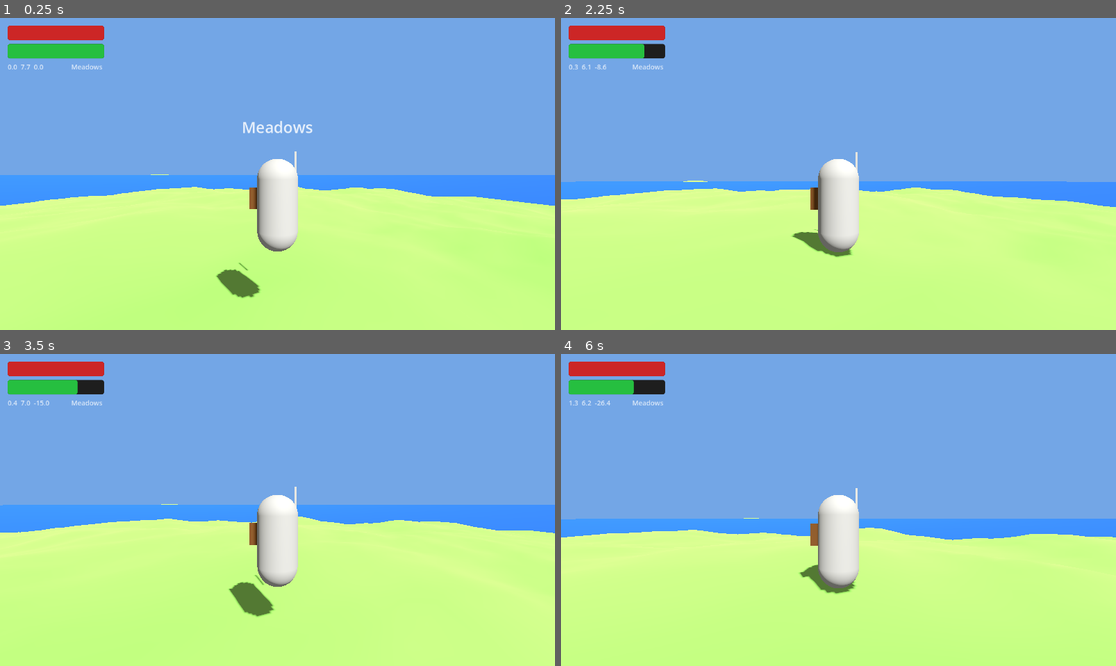
Above: before the commit, frames 1-4 (two rows, left to right).
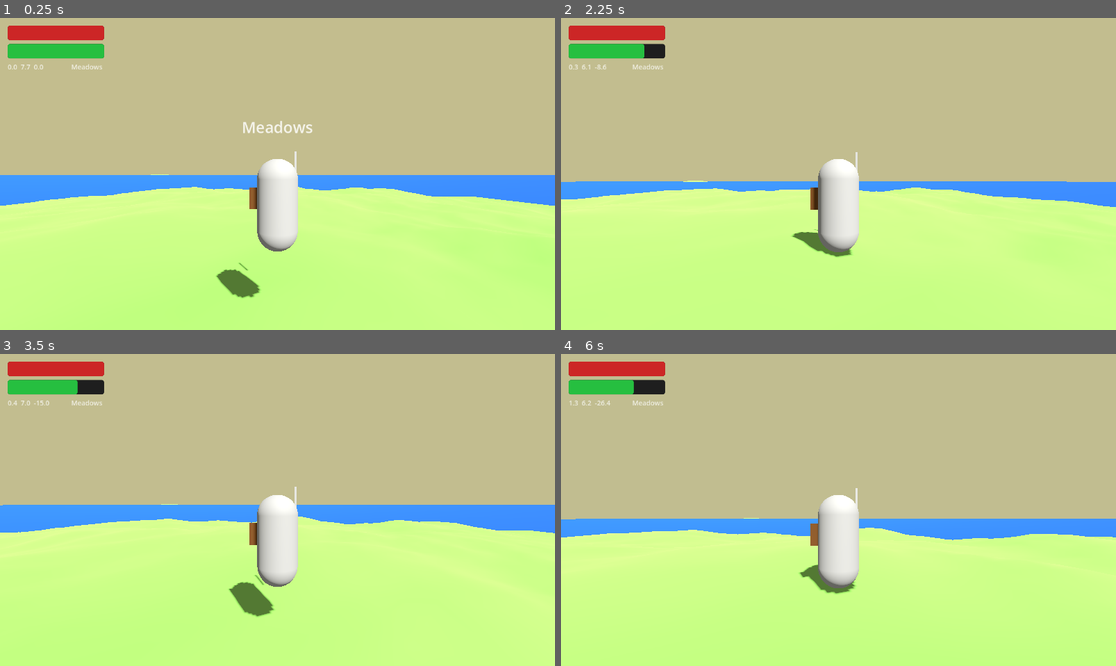
Above: after the commit, the same moments.

Repository: cpeter41/mingusbreath
Game: Godot game, scene res://scenes/world/World.tscn
Two runs of this game, one before a commit and one after it. Both use one fixed random seed, a clock stepped at 60 frames per second and the inputs below.
Inputs (mouse positions are in pixels of both pictures, inside the frame that each line leads up to):
- Up to frame 1 (0.25 s): no input
- Up to frame 2 (2.25 s): move the mouse to (866, 174) at 0.52 s; hold W (move_forward) from 0.53 s (still down); click (866, 174) at 0.6 s; tap Space (jump) at 0.77, 1.52 s; move the mouse to (810, 174) at 1.27 s; right-click (810, 174) at 1.35 s; move the mouse to (849, 167) at 2.02 s; tap Ctrl (dodge) at 2.1 s
- Up to frame 3 (3.5 s): keep holding W (move_forward); move the mouse to (271, 516) at 2.77 s; tap E (interact) at 2.85 s; tap Space (jump) at 3.02 s
- Up to frame 4 (6 s): move the mouse to (877, 513) at 3.52 s; tap Q (spawn_boat) at 3.6 s; tap Space (jump) at 3.77, 4.52 s; move the mouse to (794, 506) at 4.27 s; tap Shift (sprint) at 4.35 s; move the mouse to (844, 510) at 5.02 s; click (844, 510) at 5.1 s; move the mouse to (816, 503) at 5.77 s; release W (move_forward) at 5.78 s; hold D (move_right) from 5.78 s (still down); right-click (816, 503) at 5.85 s

The runs differ from the first frame. In frame 1, 48% of the frame differs, in the area x 0-100%, y 0-51%; in frame 2, 50%; in frame 3, 47%; in frame 4, 51%, in the area x 0-100%, y 0-54%.

Commit message:
feat: dynamic sky color across day/night cycle
Adds sky_dawn/day/dusk/night exports and a _compute_sky lerp that
drives Environment.background_color through a sin-blended cycle.
Bumps TIME_ACCEL_MULT 20 -> 40 for faster iteration. Ambient tint
held at tint_day for now (old phase ramp commented for reference).

Co-Authored-By: Claude Opus 4.7 <noreply@anthropic.com>

Diff:
--- a/globals/time_of_day.gd
+++ b/globals/time_of_day.gd
@@ -1,15 +1,23 @@
 extends Node
 
 const MINUTES_PER_DAY := 1440.0
-const TIME_ACCEL_MULT := 20.0
+const TIME_ACCEL_MULT := 40.0
 
 enum Phase { DAWN, DAY, DUSK, NIGHT }
 
 @export var minutes_per_real_second: float = 1.0
+
 @export var tint_dawn:  Color = Color(1.0,  0.70, 0.40)
 @export var tint_day:   Color = Color(1.0,  1.00, 0.95)
 @export var tint_dusk:  Color = Color(0.90, 0.50, 0.30)
 @export var tint_night: Color = Color(0.15, 0.18, 0.30)
+
+@export var sky_dawn: Color = Color(0.99, 0.78, 0.41)
+@export var sky_day: Color = Color(0.32, 0.67, 0.85)
+@export var sky_dusk: Color = Color(0.90, 0.50, 0.30)
+@export var sky_night: Color = Color(0.025, 0.033, 0.08)
+
+
 
 ## Above this elevation (in basis.z.y units, 0 = horizon, 1 = zenith)
 ## the celestial body shines at full strength. Below 0 it's dark. Linear fade between.
@@ -44,8 +52,8 @@
 
 
 func _process(delta: float) -> void:
-	var rate := minutes_per_real_second * (TIME_ACCEL_MULT if Controls.time_accel_held() else 1.0)
-	game_minutes += delta * rate
+	var time_rate := minutes_per_real_second * (TIME_ACCEL_MULT if Controls.time_accel_held() else 1.0)
+	game_minutes += delta * time_rate
 	var m := fmod(game_minutes, MINUTES_PER_DAY)
 
 	var new_phase := _phase_for(m)
@@ -59,9 +67,9 @@
 	if _moon != null:
 		_moon.rotation.x = _sun.rotation.x + PI
 		_moon.light_energy = _moon_max_energy * _horizon_factor(_moon)
-
 	if _env != null:
 		_env.ambient_light_color = _compute_tint(m)
+		_env.background_color = _compute_sky(m)
 
 
 ## 1.0 when the body is above HORIZON_FADE elevation, 0.0 at/below horizon, linear in between.
@@ -70,17 +78,32 @@
 	return clampf(elevation / HORIZON_FADE, 0.0, 1.0)
 
 
+## Sky color blends between sky_night→sky_dawn→sky_day→sky_dusk→sky_night,
+## with centerpoints at m=1440 ≡ 0 (night), 360 (dawn), 720 (day), 1080 (dusk).
+func _compute_sky(m: float) -> Color:
+	var blend_value := sin((m / 1440) * PI)
+	var m_norm := m / MINUTES_PER_DAY	# normalized m (0.0-1.0)
+	const day_phase_len := (MINUTES_PER_DAY / 4.0)
+	#print(m, ", %.3f" % blend_value)
+	if m_norm < 0.25:
+		return sky_night.lerp(sky_dawn, blend_value)
+	if m_norm < 0.5:
+		return sky_dawn.lerp(sky_day, (m - day_phase_len) / day_phase_len)
+	if m_norm < 0.75:
+		return sky_day.lerp(sky_dusk, (m - (2.0 * day_phase_len)) / day_phase_len)
+	return sky_dusk.lerp(sky_night, (m - (3.0 * day_phase_len)) / day_phase_len)
+
+
 func _compute_tint(m: float) -> Color:
-	if m < 300.0:
-		return tint_night
-	if m < 420.0:
-		return tint_dawn.lerp(tint_day, (m - 300.0) / 120.0)
-	if m < 1080.0:
-		return tint_day
-	if m < 1200.0:
-		return tint_dusk.lerp(tint_night, (m - 1080.0) / 120.0)
-	return tint_night
-
+	#if m < 360.0:
+		#return tint_night
+	#if m < 720.0:
+		#return tint_dawn.lerp(tint_day, (m - 360.0) / 120.0)
+	#if m < 1080.0:
+		#return tint_day
+	#if m < 1440.0:
+		#return tint_dusk.lerp(tint_night, (m - 1440.0) / 120.0)
+	return tint_day
 
 func _phase_for(min_in_day: float) -> Phase:
 	if min_in_day >= 5 * 60 and min_in_day < 7 * 60:
